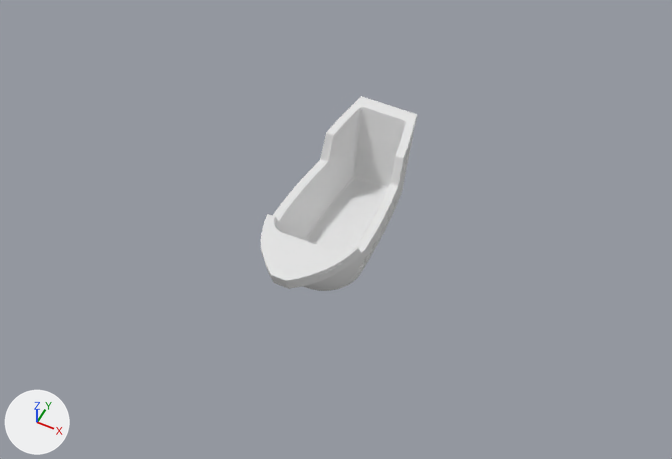
The glTF model dist/assets/Boat.gltf, before and after one commit.
Camera for both pictures: a 50 mm camera at (1.15, -2.36, 2.96) aimed at (0.0, -0.06, 0.09). The lights are fixed; the arrows at lower left show +X, +Y and +Z. Where no turn or scale is listed for an object, it has been applied to the vertices.

In view in the first picture: 'Boat'.
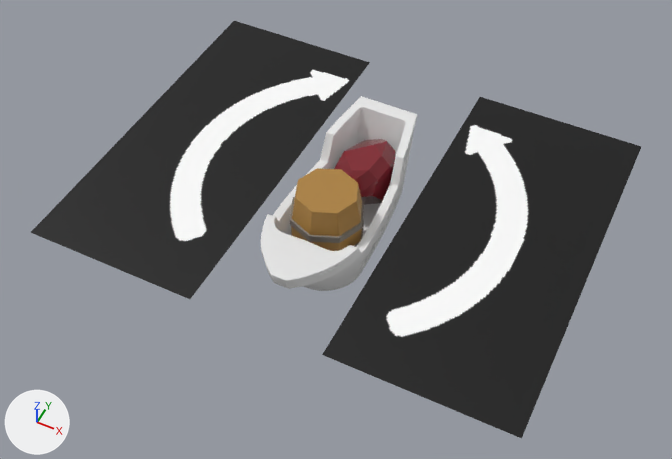
Location of each change, [x1, y1, x2, y2] in pixels of the pictures (672 x 459 px):
'RotateCW', added (black): after [322, 97, 641, 438]
'RotateCCW', added (black): after [31, 21, 370, 299]
'Barrel', added (brown): after [290, 168, 364, 251]
    faces in mat_material_004 (brown #ac803c): [291, 168, 362, 251]
    faces in mat_metal (grey #837b72): [290, 196, 364, 247]
'Ruby', added (red): after [334, 139, 396, 205]

Patch to the scene script:
```diff
--- a/dist/assets/Boat.gltf.py
+++ b/dist/assets/Boat.gltf.py
@@ img_arrows @@
+img_arrows = load_image('arrows', '_unpacked/arrows', 256, 256, 'sRGB')
@@ mat_material_003 @@
+mat_material_003 = principled_material('Material.003')
+mat_material_003.base_color = (0.22, 0.0173, 0.0268)  # red #81242e
+mat_material_003.roughness = 0.0
@@ mat_material_005 @@
+mat_material_005 = principled_material('Material.005')
+mat_material_005.texture = img_arrows
@@ mat_metal @@
+mat_metal = principled_material('Metal')
+mat_metal.base_color = (0.227, 0.199, 0.17)  # grey #837b73
+mat_metal.roughness = 1.0
@@ mat_material_004 @@
+mat_material_004 = principled_material('Material.004')
+mat_material_004.base_color = (0.411, 0.217, 0.0458)  # brown #ac803c
@@ me_circle @@
+me_circle.from_pydata(...)  # 32 vertices, 60 faces; spans x -0.117..0.168, y -0.161..0.155, z -0.168..0.117
+me_circle.materials.append(mat_material_003)  # red #81242e
@@ me_plane_004 @@
+me_plane_004.from_pydata(...)  # 6 vertices, 4 faces; spans x 0.28..1.01, y -0.78..0.78, z 0.0
+me_plane_004.materials.append(mat_material_005)  # picture img_arrows
@@ me_plane_001 @@
+me_plane_001.from_pydata(...)  # 6 vertices, 4 faces; spans x -1.01..-0.27, y -0.78..0.78, z 0.0
+me_plane_001.materials.append(mat_material_005)  # picture img_arrows
@@ me_circle_001 @@
+me_circle_001.from_pydata(...)  # 82 vertices, 160 faces; spans x -0.155..0.155, y -0.156..0.154, z -0.025..0.33
+# faces by material slot: [64, 96]
+me_circle_001.materials.append(mat_material_004)  # brown #ac803c
+me_circle_001.materials.append(mat_metal)  # grey #837b73
@@ ob_ruby @@
+ob_ruby = bpy.data.objects.new('Ruby', me_circle)
+ob_ruby.location = (-0.032, 0.194, 0.217)
@@ ob_rotatecw @@
+ob_rotatecw = bpy.data.objects.new('RotateCW', me_plane_004)
+ob_rotatecw.location = (0.0, 0.06, 0.223)
@@ ob_rotateccw @@
+ob_rotateccw = bpy.data.objects.new('RotateCCW', me_plane_001)
+ob_rotateccw.location = (0.0, 0.06, 0.223)
@@ ob_barrel @@
+ob_barrel = bpy.data.objects.new('Barrel', me_circle_001)
+ob_barrel.location = (0.0, -0.135, 0.056)
```
